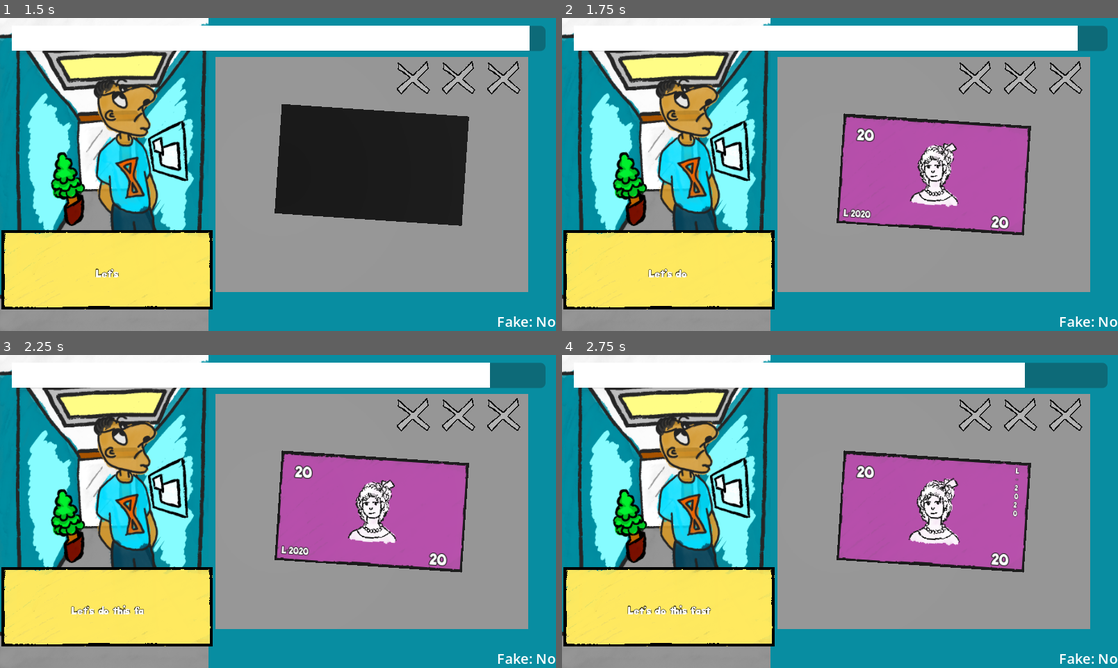
Above: before the commit, frames 1-4 (two rows, left to right).
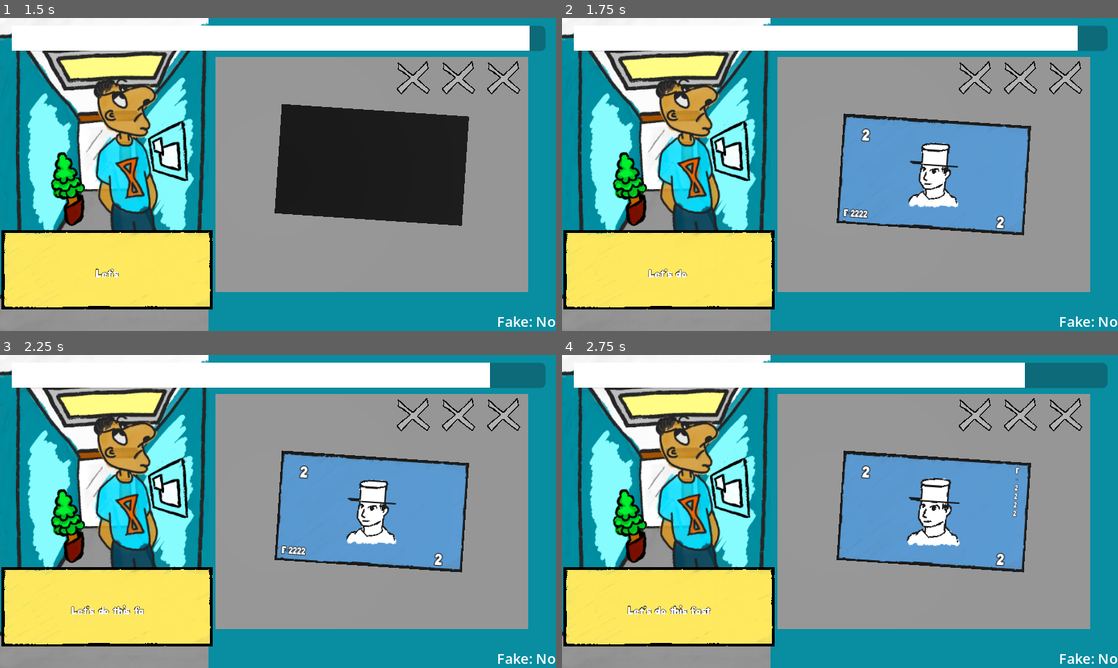
Above: after the commit, the same moments.

Repository: KaitoGameDev/brackeys-gj-2026-2
Game: Godot game, scene res://source/main.tscn
Two runs of this game, one before a commit and one after it. Both use one fixed random seed, a clock stepped at 60 frames per second and the inputs below.
Inputs (mouse positions are in pixels of both pictures, inside the frame that each line leads up to):
- Up to frame 1 (1.5 s): move the mouse to (400, 158) at 0.52 s; click (400, 158) at 0.67 s; move the mouse to (166, 190) at 1.27 s; click (166, 190) at 1.42 s
- Up to frame 2 (1.75 s): no input
- Up to frame 3 (2.25 s): move the mouse to (333, 442) at 2.02 s; click (333, 442) at 2.17 s
- Up to frame 4 (2.75 s): no input

Frame 1 is identical in both runs. In frame 2, 11% of the frame differs, in the area x 49-85%, y 31-69%; in frame 3, 11%; in frame 4, 10%.

Commit message:
feat: add bill pools per day

Diff:
--- a/source/main.tscn
+++ b/source/main.tscn
@@ -9,24 +9,42 @@
 [ext_resource type="Resource" uid="uid://ymrln18bsxm4" path="res://resources/clients/ulises.tres" id="5_1elff"]
 [ext_resource type="Resource" uid="uid://n4vjcmdxhncl" path="res://resources/clients/chuck.tres" id="6_2uit2"]
 [ext_resource type="Texture2D" uid="uid://d2pvvijie7tql" path="res://assets/Bank.png" id="7_4naa1"]
+[ext_resource type="Script" uid="uid://3icy6k2k177c" path="res://source/money/money_resource.gd" id="8_money"]
 [ext_resource type="Script" uid="uid://c6wbvrir1wq2o" path="res://source/waves/wave_config.gd" id="8_wcfg"]
+[ext_resource type="Resource" uid="uid://2mfch1ghbbnp" path="res://resources/money/2_bill.tres" id="9_bill2"]
+[ext_resource type="Resource" uid="uid://x0bwlcu6fwj6" path="res://resources/money/5_bill.tres" id="10_bill5"]
+[ext_resource type="Resource" uid="uid://dg7045q6fh45g" path="res://resources/money/10_bill.tres" id="11_bill10"]
+[ext_resource type="Resource" uid="uid://doyd3f2167sjy" path="res://resources/money/20_bill.tres" id="12_bill20"]
+[ext_resource type="Resource" uid="uid://bpxc8ak8gpjx7" path="res://resources/money/50_bill.tres" id="13_bill50"]
+[ext_resource type="Resource" uid="uid://b6wfrbnlhrevb" path="res://resources/money/100_bill.tres" id="14_bill100"]
 
 [sub_resource type="Resource" id="WaveConfig_1"]
 script = ExtResource("8_wcfg")
+bill_pool = Array[ExtResource("8_money")]([ExtResource("9_bill2"), ExtResource("10_bill5"), ExtResource("11_bill10")])
 fake_chance = 0.2
 
 [sub_resource type="Resource" id="WaveConfig_2"]
 script = ExtResource("8_wcfg")
 money_count = 5
+bill_pool = Array[ExtResource("8_money")]([ExtResource("9_bill2"), ExtResource("10_bill5"), ExtResource("11_bill10"), ExtResource("12_bill20")])
 fake_chance = 0.5
 patience_duration = 8.0
 
 [sub_resource type="Resource" id="WaveConfig_3"]
 script = ExtResource("8_wcfg")
 money_count = 7
+bill_pool = Array[ExtResource("8_money")]([ExtResource("9_bill2"), ExtResource("10_bill5"), ExtResource("11_bill10"), ExtResource("12_bill20"), ExtResource("13_bill50")])
 fake_chance = 0.7
 fake_alter_count = 2
 patience_duration = 6.0
+
+[sub_resource type="Resource" id="Resource_rewae"]
+script = ExtResource("8_wcfg")
+money_count = 10
+bill_pool = Array[ExtResource("8_money")]([ExtResource("9_bill2"), ExtResource("10_bill5"), ExtResource("11_bill10"), ExtResource("12_bill20"), ExtResource("13_bill50"), ExtResource("14_bill100")])
+fake_chance = 0.5
+patience_duration = 6.0
+metadata/_custom_type_script = "uid://c6wbvrir1wq2o"
 
 [sub_resource type="StyleBoxFlat" id="StyleBoxFlat_2uit2"]
 bg_color = Color(1, 1, 1, 1)
@@ -67,7 +85,7 @@
 wave_label = NodePath("../../CanvasLayer/WaveContainer/Label")
 bill_auth_label = NodePath("../../CanvasLayer/DebugContainer/BillAuth")
 wave_progress_bar = NodePath("../../CanvasLayer/WaveContainer/ProgressBar")
-waves = Array[ExtResource("8_wcfg")]([SubResource("WaveConfig_1"), SubResource("WaveConfig_2"), SubResource("WaveConfig_3")])
+waves = Array[ExtResource("8_wcfg")]([SubResource("WaveConfig_1"), SubResource("WaveConfig_2"), SubResource("WaveConfig_3"), SubResource("Resource_rewae")])
 
 [node name="CanvasLayer" type="CanvasLayer" parent="." unique_id=1115977841]
 
--- a/source/money_swipe/money_swipe_controller.gd
+++ b/source/money_swipe/money_swipe_controller.gd
@@ -34,6 +34,7 @@
 @export var flip_ease: Tween.EaseType = Tween.EASE_IN_OUT
 
 var current_money: Node3D
+var _active_bill_pool: Array[MoneyResource] = []
 var _is_sliding: bool = false
 var _is_flipping: bool = false
 var _motion_tween: Tween
@@ -113,23 +114,26 @@
 			_end_swipe(mouse.position, _POINTER_MOUSE)
 
 
-func spawn_money(is_fake: bool = false, alter_count: int = 0) -> void:
+func spawn_money(is_fake: bool = false, alter_count: int = 0, bill_pool_override: Array[MoneyResource] = []) -> void:
 	if money_scene == null or money_container == null:
 		push_warning("MoneySwipeController: money_scene or money_container is not set.")
 		return
 	if current_money != null:
 		return
 
-	if bill_pool.is_empty():
-		push_warning("MoneySwipeController: bill_pool is empty.")
-		return
+	var pool := bill_pool_override if not bill_pool_override.is_empty() else bill_pool
+	if pool.is_empty():
+		push_warning("MoneySwipeController: bill pool is empty.")
+		return
+
+	_active_bill_pool = pool
 
 	var money : Money = money_scene.instantiate() as Node3D
 	if money == null:
 		push_warning("MoneySwipeController: money_scene root must be a Node3D.")
 		return
 
-	var bill: MoneyResource = bill_pool.pick_random().duplicate()
+	var bill: MoneyResource = pool.pick_random().duplicate()
 	bill.fake = is_fake
 	if is_fake and alter_count > 0:
 		_apply_fake_alterations(bill, alter_count)
@@ -190,7 +194,7 @@
 
 func _pick_donor_bill(bill: MoneyResource, matches_exclusion: Callable) -> MoneyResource:
 	var donors: Array[MoneyResource] = []
-	for candidate in bill_pool:
+	for candidate in _active_bill_pool:
 		if matches_exclusion.call(candidate, bill):
 			continue
 		donors.append(candidate)
--- a/source/waves/wave_config.gd
+++ b/source/waves/wave_config.gd
@@ -1,6 +1,7 @@
 class_name WaveConfig extends Resource
 
 @export var money_count: int = 3
+@export var bill_pool: Array[MoneyResource] = []
 @export_range(0.0, 1.0, 0.01) var fake_chance: float = 0.0
 @export var fake_alter_count: int = 1
 @export var patience_duration: float = 10.0
--- a/source/waves/wave_controller.gd
+++ b/source/waves/wave_controller.gd
@@ -85,7 +85,7 @@
 	var is_fake := randf() < current_wave.fake_chance
 	var alter_count := current_wave.fake_alter_count if is_fake else 0
 	_update_bill_auth_label(is_fake)
-	money_swipe_controller.spawn_money(is_fake, alter_count)
+	money_swipe_controller.spawn_money(is_fake, alter_count, current_wave.bill_pool)
 	_spawned_in_wave += 1
 	_awaiting_destroy = true
 	_start_patience_meter()
